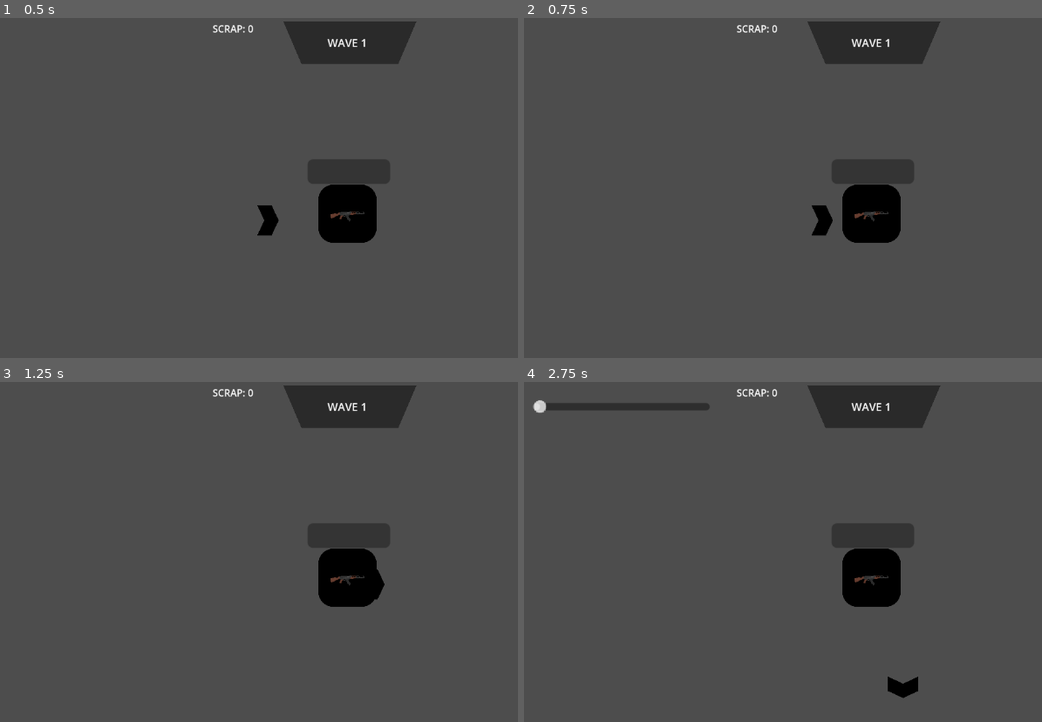
Above: before the commit, frames 1-4 (two rows, left to right).
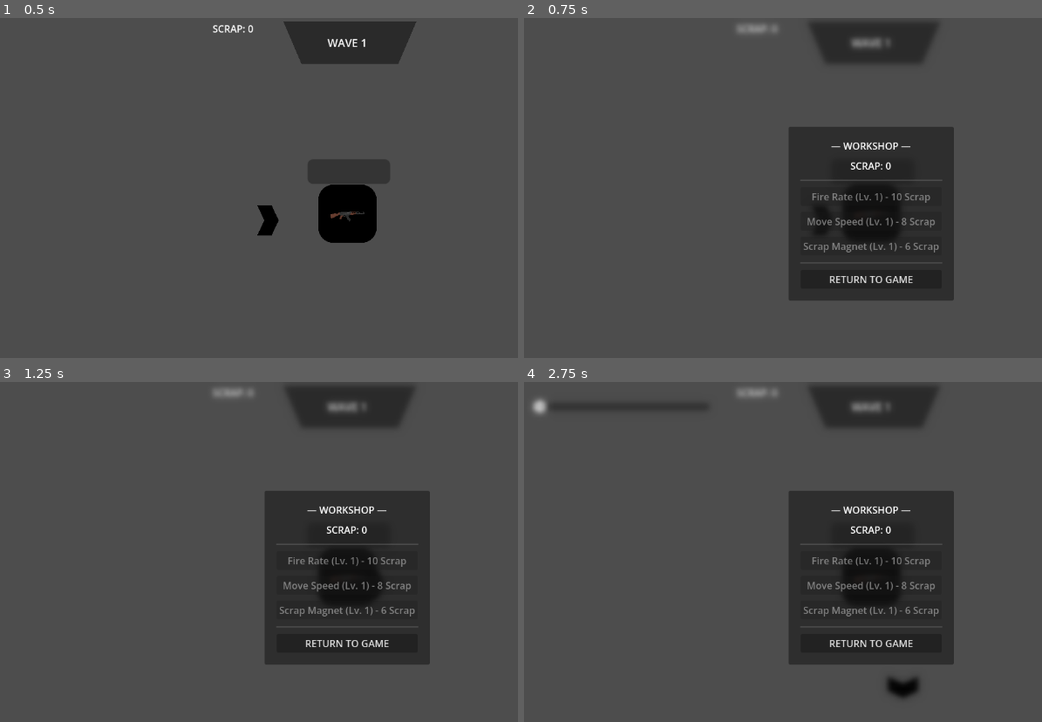
Above: after the commit, the same moments.

Repository: GamerKT4/j-ust-a-nyth-in-g
Game: Godot game, scene res://Scenes/main.tscn
Same seed, same stepped clock (60 frames per second), same inputs: the game is played once before the commit and once after it.
Inputs (mouse positions are in pixels of both pictures, inside the frame that each line leads up to):
- Up to frame 1 (0.5 s): no input
- Up to frame 2 (0.75 s): tap Enter at 0.5 s; hold D (move_right) from 0.53 s (still down); tap B at 0.6 s
- Up to frame 3 (1.25 s): keep holding D (move_right)
- Up to frame 4 (2.75 s): release D (move_right) at 1.25 s; click (871, 643) at 1.25 s, where only the run after the commit has a clickable "RETURN TO GAME"; tap Space at 2 s; hold S (move_down) from 2.03 s (still down); tap Q (dev_key) at 2.1 s; tap B at 2.3 s

Frame 1 is identical in both runs. In frame 2, 13% of the frame differs, in the area x 41-83%, y 1-84%; in frame 3, 13%; in frame 4, 14%, in the area x 1-83%, y 1-94%.

Commit message:
made a working ECONOMY SYSTEM
MADE AFTER TAKING 2 PCM TABLETS works like a charm press b to see magic

Diff:
--- /dev/null
+++ b/Scenes/ShopMenu.tscn
@@ -0,0 +1,83 @@
+[gd_scene format=3 uid="uid://ch3sgoninuuuw"]
+
+[ext_resource type="Script" uid="uid://dhtd1g0tbgrex" path="res://Scripts/shop_menu.gd" id="1_1ifay"]
+[ext_resource type="Shader" uid="uid://217n7piwipni" path="res://Assets/PauseMenu.gdshader" id="2_rak5t"]
+
+[sub_resource type="ShaderMaterial" id="ShaderMaterial_sfkt0"]
+shader = ExtResource("2_rak5t")
+shader_parameter/blur_amount = 2.5
+
+[node name="ShopMenu" type="CanvasLayer" unique_id=1720833697 node_paths=PackedStringArray("balance_label", "gun_btn", "speed_btn", "magnet_btn", "close_btn")]
+process_mode = 3
+script = ExtResource("1_1ifay")
+balance_label = NodePath("Background/CenterContainer/PanelContainer/MarginContainer/VBoxContainer/BalanceLabel")
+gun_btn = NodePath("Background/CenterContainer/PanelContainer/MarginContainer/VBoxContainer/GunUpgradeButton")
+speed_btn = NodePath("Background/CenterContainer/PanelContainer/MarginContainer/VBoxContainer/SpeedUpgradeButton")
+magnet_btn = NodePath("Background/CenterContainer/PanelContainer/MarginContainer/VBoxContainer/MagnetUpgradeButton")
+close_btn = NodePath("Background/CenterContainer/PanelContainer/MarginContainer/VBoxContainer/CloseButton")
+
+[node name="Background" type="ColorRect" parent="." unique_id=1465358272]
+material = SubResource("ShaderMaterial_sfkt0")
+anchors_preset = 15
+anchor_right = 1.0
+anchor_bottom = 1.0
+grow_horizontal = 2
+grow_vertical = 2
+mouse_filter = 2
+color = Color(0, 0, 0, 0.19607843)
+
+[node name="CenterContainer" type="CenterContainer" parent="Background" unique_id=275078294]
+layout_mode = 1
+anchors_preset = 15
+anchor_right = 1.0
+anchor_bottom = 1.0
+grow_horizontal = 2
+grow_vertical = 2
+
+[node name="PanelContainer" type="PanelContainer" parent="Background/CenterContainer" unique_id=1807502265]
+layout_mode = 2
+
+[node name="MarginContainer" type="MarginContainer" parent="Background/CenterContainer/PanelContainer" unique_id=1838605856]
+layout_mode = 2
+theme_override_constants/margin_left = 20
+theme_override_constants/margin_top = 20
+theme_override_constants/margin_right = 20
+theme_override_constants/margin_bottom = 20
+
+[node name="VBoxContainer" type="VBoxContainer" parent="Background/CenterContainer/PanelContainer/MarginContainer" unique_id=274956716]
+layout_mode = 2
+theme_override_constants/separation = 10
+
+[node name="TitleLabel" type="Label" parent="Background/CenterContainer/PanelContainer/MarginContainer/VBoxContainer" unique_id=210008342]
+layout_mode = 2
+text = "— WORKSHOP —"
+horizontal_alignment = 1
+vertical_alignment = 1
+
+[node name="BalanceLabel" type="Label" parent="Background/CenterContainer/PanelContainer/MarginContainer/VBoxContainer" unique_id=223622779]
+layout_mode = 2
+text = "⚙ SCRAP: 0"
+horizontal_alignment = 1
+vertical_alignment = 1
+
+[node name="HSeparator" type="HSeparator" parent="Background/CenterContainer/PanelContainer/MarginContainer/VBoxContainer" unique_id=636834404]
+layout_mode = 2
+
+[node name="GunUpgradeButton" type="Button" parent="Background/CenterContainer/PanelContainer/MarginContainer/VBoxContainer" unique_id=228552387]
+layout_mode = 2
+text = "Upgrade Gun Rate (Lv. 1) - 10 ⚙"
+
+[node name="SpeedUpgradeButton" type="Button" parent="Background/CenterContainer/PanelContainer/MarginContainer/VBoxContainer" unique_id=2096474311]
+layout_mode = 2
+text = "Upgrade Move Speed (Lv. 1) - 8 ⚙"
+
+[node name="MagnetUpgradeButton" type="Button" parent="Background/CenterContainer/PanelContainer/MarginContainer/VBoxContainer" unique_id=1810240210]
+layout_mode = 2
+text = "Upgrade Magnet Radius (Lv. 1) - 6 ⚙"
+
+[node name="HSeparator2" type="HSeparator" parent="Background/CenterContainer/PanelContainer/MarginContainer/VBoxContainer" unique_id=368006377]
+layout_mode = 2
+
+[node name="CloseButton" type="Button" parent="Background/CenterContainer/PanelContainer/MarginContainer/VBoxContainer" unique_id=937193910]
+layout_mode = 2
+text = "RETURN TO GAME"
--- a/Scenes/main.tscn
+++ b/Scenes/main.tscn
@@ -4,6 +4,7 @@
 [ext_resource type="PackedScene" uid="uid://o1tgb47x11t5" path="res://Scenes/house.tscn" id="1_bo1nx"]
 [ext_resource type="Script" uid="uid://dhbngb5g34w82" path="res://Scripts/main.gd" id="1_jjvhh"]
 [ext_resource type="PackedScene" uid="uid://dovmo2pl6bfso" path="res://Scenes/main_character.tscn" id="5_kry3j"]
+[ext_resource type="PackedScene" uid="uid://ch3sgoninuuuw" path="res://Scenes/ShopMenu.tscn" id="6_6bp64"]
 [ext_resource type="PackedScene" uid="uid://dw77fvk3qd56m" path="res://Scenes/WaveUI.tscn" id="6_21xkr"]
 
 [sub_resource type="StyleBoxFlat" id="StyleBoxFlat_jjvhh"]
@@ -103,4 +104,6 @@
 position = Vector2(449, 335.00003)
 scale = Vector2(0.2, 0.2)
 
+[node name="ShopMenu" parent="." unique_id=1720833697 instance=ExtResource("6_6bp64")]
+
 [connection signal="game_over_triggered" from="World/house" to="." method="_on_house_game_over_triggered"]
--- a/Scripts/gun.gd
+++ b/Scripts/gun.gd
@@ -11,6 +11,13 @@
 func _ready() -> void:
 	gun_is_cool = true
 	cooldown.one_shot = true
+	cooldown.wait_time = Variables.gun_cooldown
+
+	if Variables.has_signal("upgrades_updated"):
+		Variables.upgrades_updated.connect(_on_upgrades_updated)
+
+func _on_upgrades_updated() -> void:
+	cooldown.wait_time = Variables.gun_cooldown
 
 func _on_cooldown_timeout() -> void:
 	gun_is_cool = true
--- a/Scripts/main_character.gd
+++ b/Scripts/main_character.gd
@@ -1,21 +1,24 @@
 extends CharacterBody2D
 
-var last_direction: Vector2 = Vector2.ZERO
-var player_speed = Variables.player_speed
+var last_direction: Vector2 = Vector2.DOWN
 
-func _physics_process(_delta):
+func _physics_process(_delta: float) -> void:
 	var direction: Vector2 = Vector2.ZERO
+
+	# Getting input direction
 	direction.x = Input.get_axis("move_left", "move_right")
 	direction.y = Input.get_axis("move_up", "move_down")
 
-	velocity = direction * player_speed
+	# Read directly from Variables so speed upgrades apply instantly
+	velocity = direction.normalized() * Variables.player_speed
 	move_and_slide()
 
+	# Update facing angle when moving
 	if direction.length() > 0:
 		last_direction = direction.normalized()
 		rotation = last_direction.angle()
 
-func _on_area_2d_body_entered(body):
+func _on_area_2d_body_entered(body: Node2D) -> void:
 	if body.is_in_group("Enemies"):
 		body.queue_free()
 		print("abcd")
--- a/Scripts/scrap_item.gd
+++ b/Scripts/scrap_item.gd
@@ -3,7 +3,6 @@
 @export var value: int = 1
 @export var magnet_speed: float = 280.0
 @export var pickup_distance: float = 16.0
-@export var magnet_range: float = 120.0
 
 var player: CharacterBody2D = null
 
@@ -15,11 +14,11 @@
 	if not is_instance_valid(player):
 		return
 
-	var dist = global_position.distance_to(player.global_position)
+	var dist: float = global_position.distance_to(player.global_position)
 
-	# Fly toward the player when in range
-	if dist < magnet_range:
-		var dir = (player.global_position - global_position).normalized()
+	# Fly toward the player when within the upgraded magnet range
+	if dist < Variables.player_magnet_range:
+		var dir: Vector2 = (player.global_position - global_position).normalized()
 		global_position += dir * magnet_speed * delta
 
 		# Picked up when touching
--- /dev/null
+++ b/Scripts/shop_menu.gd
@@ -0,0 +1,48 @@
+extends CanvasLayer
+
+@export var balance_label: Label
+@export var gun_btn: Button
+@export var speed_btn: Button
+@export var magnet_btn: Button
+@export var close_btn: Button
+
+func _ready() -> void:
+	process_mode = Node.PROCESS_MODE_ALWAYS
+	visible = false
+
+	if close_btn:
+		close_btn.pressed.connect(toggle_shop.bind(false))
+	if gun_btn:
+		gun_btn.pressed.connect(Variables.upgrade_gun)
+	if speed_btn:
+		speed_btn.pressed.connect(Variables.upgrade_speed)
+	if magnet_btn:
+		magnet_btn.pressed.connect(Variables.upgrade_magnet)
+
+	Variables.scrap_updated.connect(func(_amt): refresh_ui())
+	if Variables.has_signal("upgrades_updated"):
+		Variables.upgrades_updated.connect(refresh_ui)
+
+func _unhandled_input(event: InputEvent) -> void:
+	if event is InputEventKey and event.pressed and not event.echo:
+		if event.keycode == KEY_B:
+			toggle_shop(not visible)
+
+func toggle_shop(open: bool) -> void:
+	visible = open
+	get_tree().paused = open
+	if open:
+		refresh_ui()
+
+func refresh_ui() -> void:
+	if balance_label:
+		balance_label.text = "SCRAP: " + str(Variables.scrap)
+
+	_update_btn(gun_btn, "Fire Rate", Variables.gun_level, Variables.get_gun_cost())
+	_update_btn(speed_btn, "Move Speed", Variables.player_speed_level, Variables.get_speed_cost())
+	_update_btn(magnet_btn, "Scrap Magnet", Variables.magnet_level, Variables.get_magnet_cost())
+
+func _update_btn(btn: Button, item_name: String, level: int, cost: int) -> void:
+	if btn:
+		btn.text = item_name + " (Lv. " + str(level) + ") - " + str(cost) + " Scrap"
+		btn.disabled = (Variables.scrap < cost)
--- a/Scripts/variables.gd
+++ b/Scripts/variables.gd
@@ -4,24 +4,33 @@
 var scrap: int = 0
 signal scrap_updated(new_amount: int)
 
-# Player & House
+# Upgrades & Scaling
+var gun_level: int = 1
+var player_speed_level: int = 1
+var magnet_level: int = 1
+signal upgrades_updated
+
+# Player & House Stats
 var player_speed: float = 250.0
+var player_magnet_range: float = 120.0
 var house_health: float = 500.0
+
+# Gun Stats
+var gun_cooldown: float = 1.0
 
 # Bug Settings
 var bug_speed: float = 180.0
 var bug_damage: float = 10.0
 var bug_health: float = 20.0
 
-# Bug Spawning
+# Spawning & Waves
 var spawn_delay: float = 1.0
 var spawn_margin: float = 60.0
-
-# Wave System
 var current_wave: int = 1
 var bugs_per_wave: int = 5
 var wave_break_time: float = 5.0
 
+# --- ECONOMY FUNCTIONS ---
 func add_scrap(amount: int) -> void:
 	scrap += amount
 	scrap_updated.emit(scrap)
@@ -32,3 +41,31 @@
 		scrap_updated.emit(scrap)
 		return true
 	return false
+
+# --- UPGRADE LOGIC ---
+func get_gun_cost() -> int:
+	return gun_level * 10
+
+func get_speed_cost() -> int:
+	return player_speed_level * 8
+
+func get_magnet_cost() -> int:
+	return magnet_level * 6
+
+func upgrade_gun() -> void:
+	if spend_scrap(get_gun_cost()):
+		gun_level += 1
+		gun_cooldown = max(0.2, 1.0 - ((gun_level - 1) * 0.15))
+		upgrades_updated.emit()
+
+func upgrade_speed() -> void:
+	if spend_scrap(get_speed_cost()):
+		player_speed_level += 1
+		player_speed += 25.0
+		upgrades_updated.emit()
+
+func upgrade_magnet() -> void:
+	if spend_scrap(get_magnet_cost()):
+		magnet_level += 1
+		player_magnet_range += 40.0
+		upgrades_updated.emit()
Not shown, added: Scripts/shop_menu.gd.uid
